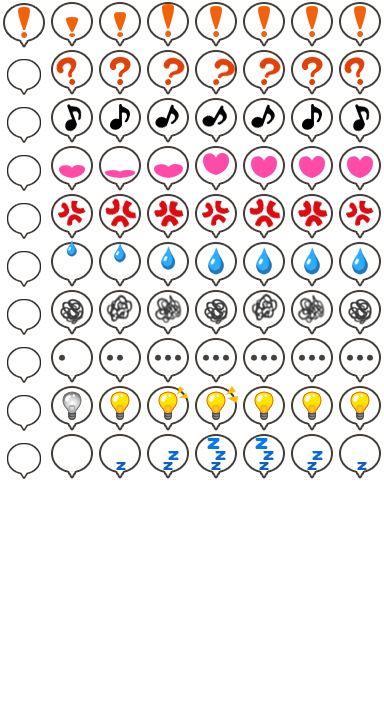
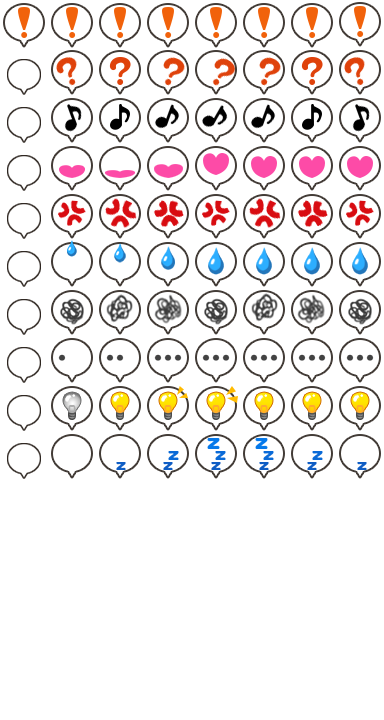
Comparing the layer stacks of the two 384 × 720 images. Changes:
added layer "Layer 2 copy 3" above "Layer 2 copy 2" over [195, 3, 333, 48]
added layer "Layer 2 copy 2" above "Layer 2" over [51, 3, 189, 48]
painted on "Layer 1" over [51, 2, 333, 47]
